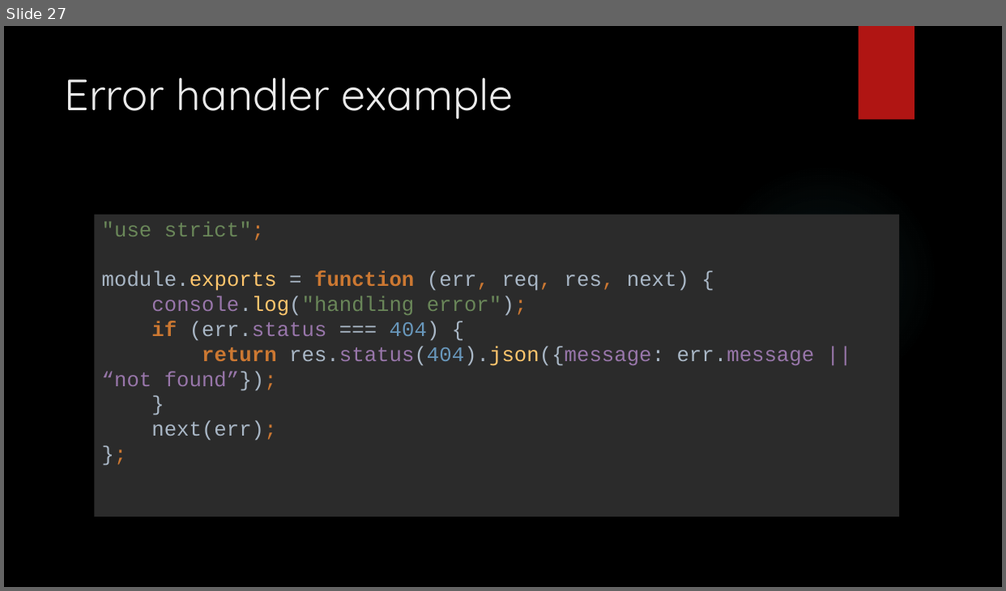
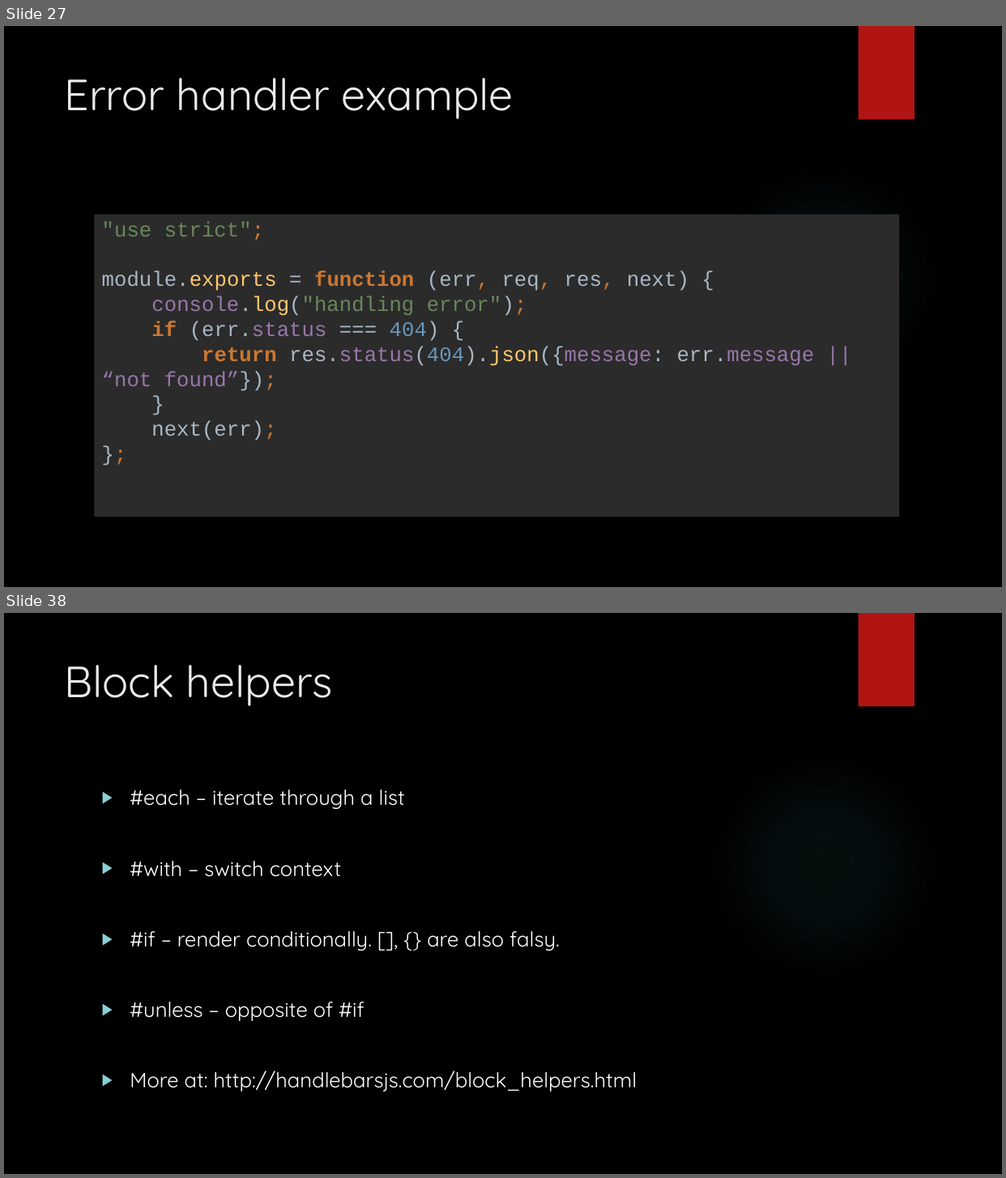
Before and after one commit to entelect/MEANForum, a slide deck: Part4 - Express/EXPRESS JS.pptx. Shown one above the other, each under a label of ours: slide 27 before the commit, slides 27 and 38 after it; the slides between them are not shown. The pictures are 1006x591 and 1006x1178 pixels, drawn with LibreOffice and Linux fonts; fonts in the diff are those of the drawing; background and template pictures are left out. Boxes give left, top, right and bottom in pixels: in the first picture for what was removed or moved away, otherwise in the second. Text is boxed around its words. In the diff, an @@ line names an element or a change of style, - is before the commit and + after.

```diff
--- a/Part4 - Express/EXPRESS JS.pptx
+++ b/Part4 - Express/EXPRESS JS.pptx
@@ slide 38 added at (4,613,1002,1174), background picture (left out); not listed: 2 template elements that a slide beside it also shows @@
@@ title added at (65,665,333,706), 42 pt, text #EBEBEB @@
+Block helpers
@@ text added at (130,790,637,1092), 20 pt, text #FFFFFF @@
+▶ #each – iterate through a list
+▶ #with – switch context
+▶ #if – render conditionally. [], {} are also falsy.
+▶ #unless – opposite of #if
+▶ More at: http://handlebarsjs.com/block_helpers.html
```
Also in this commit, not shown: 11 other slides added, 13 other files.
